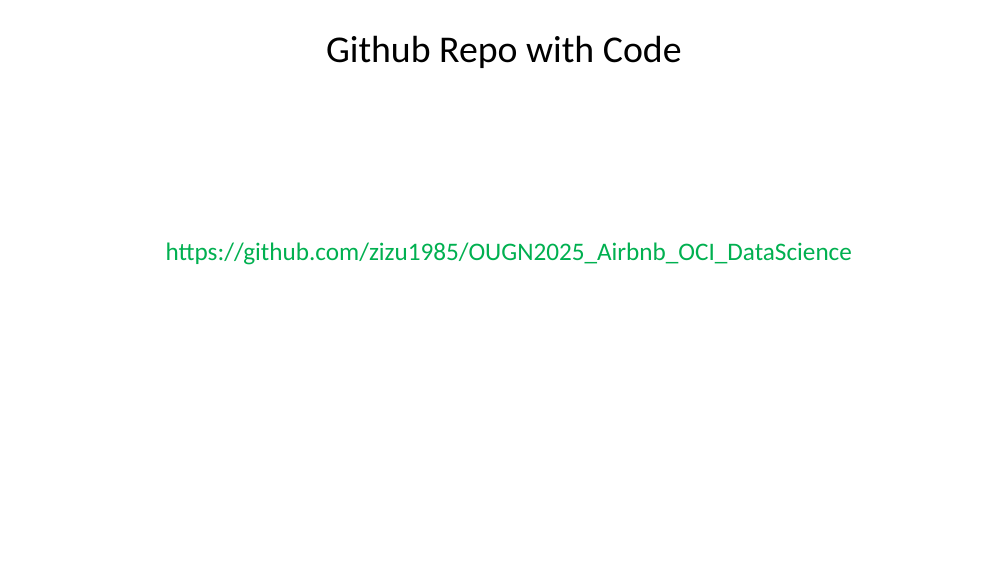
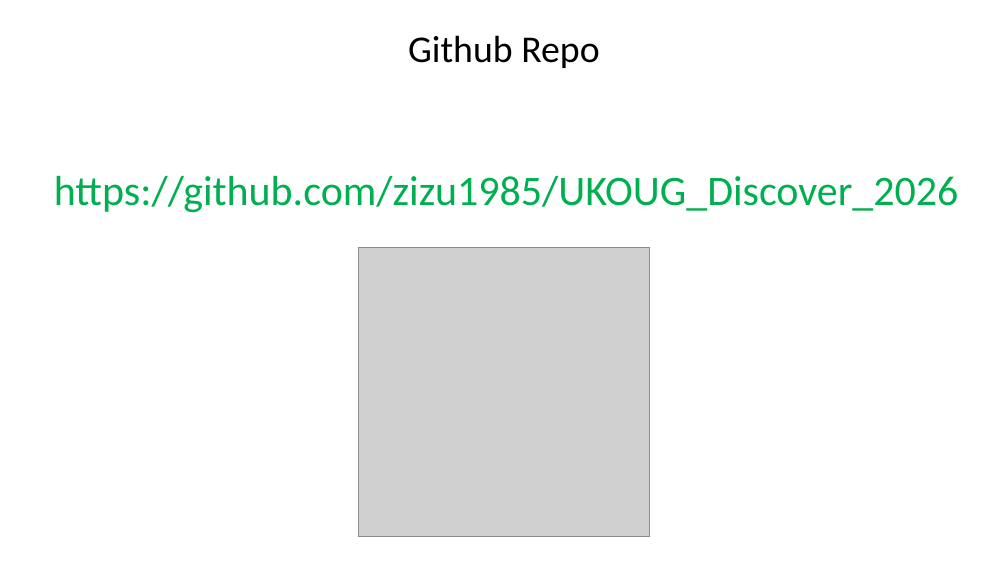
Before and after one commit to zizu1985/UKOUG_Discover_2026, a slide deck: slide 4 of What_Shapes_Prices_In_Airbnb_OCI_ADS.pptx (slide 56 before the commit). Drawn at 1008x567 pixels with LibreOffice and Linux fonts; fonts in the diff are those of the drawing; grey boxes stand for pictures. Boxes give left, top, right and bottom in pixels: in the first picture for what was removed or moved away, otherwise in the second. Text is boxed around its words. In the diff, an @@ line names an element or a change of style, - is before the commit and + after.

```diff
--- a/What_Shapes_Prices_In_Airbnb_OCI_ADS.pptx
+++ b/What_Shapes_Prices_In_Airbnb_OCI_ADS.pptx
@@ title at [408,35,599,68]: text changed @@
-Github Repo with Code
+Github Repo
@@ text at [54,176,958,213]: text changed; size 24 to 40 pt @@
-https://github.com/zizu1985/OUGN2025_Airbnb_OCI_DataScience
+https://github.com/zizu1985/UKOUG_Discover_2026
@@ picture added at [358,247,650,537] @@
```
Also in this commit, not shown: 8 slides removed.
